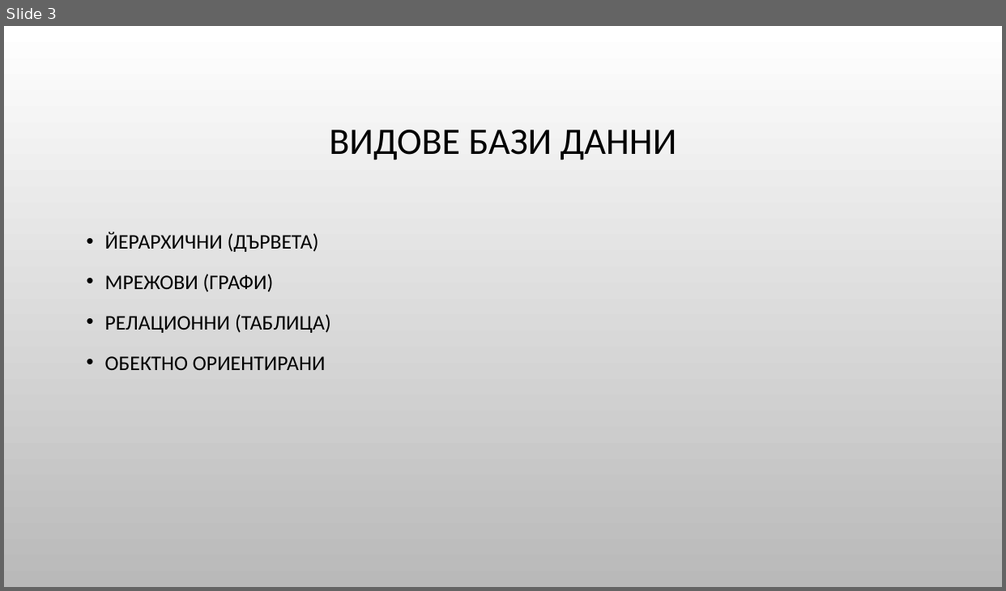
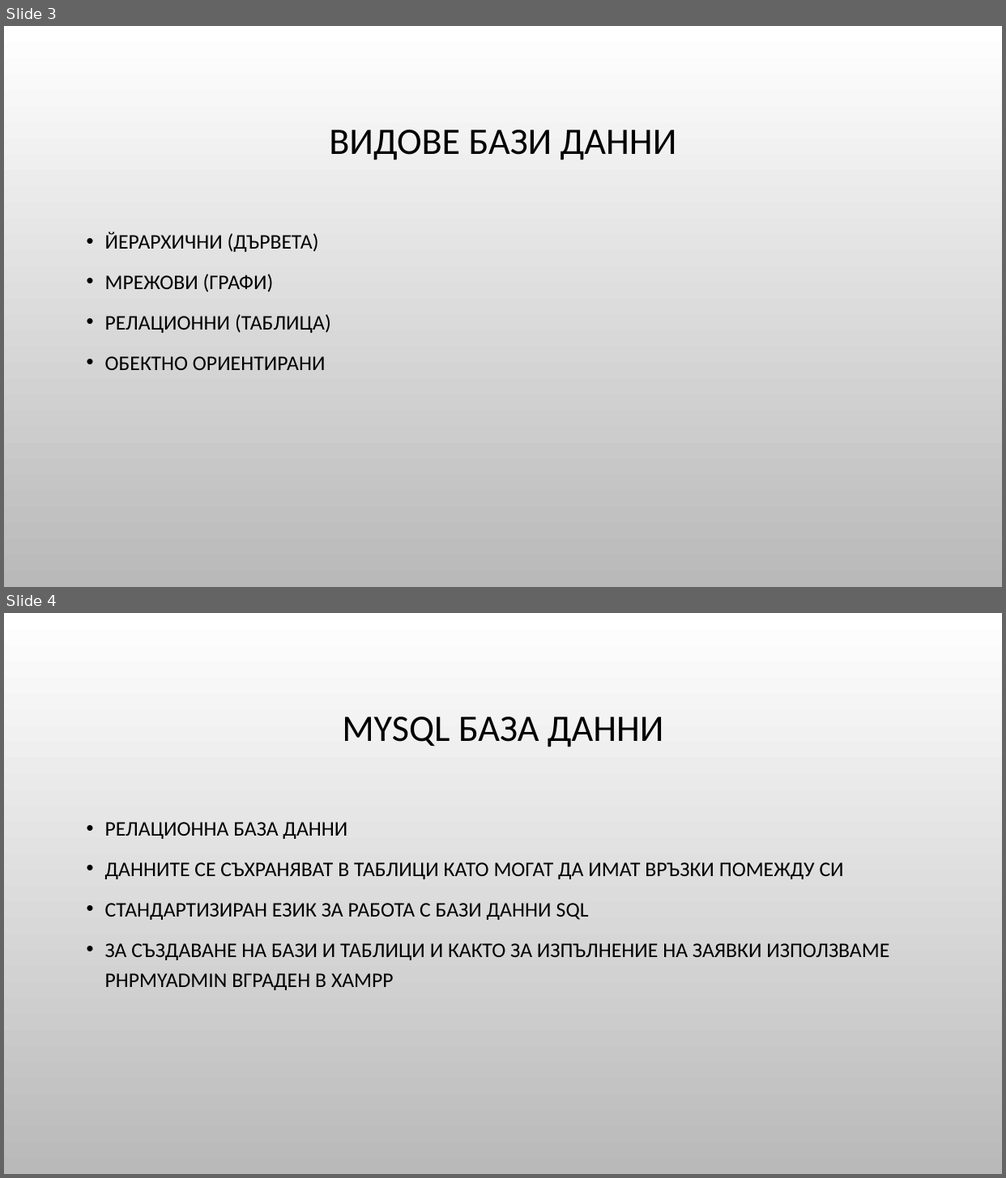
Before and after one commit to Bilyukov/php-mysql-course, a slide deck: 09.introduction-to-mysql.pptx. Shown one above the other, each under a label of ours: slide 3 before the commit, slides 3 and 4 after it. The pictures are 1006x591 and 1006x1178 pixels, drawn with LibreOffice and Linux fonts; fonts in the diff are those of the drawing; background and template pictures are left out. Boxes give left, top, right and bottom in pixels: in the first picture for what was removed or moved away, otherwise in the second. Text is boxed around its words. In the diff, an @@ line names an element or a change of style, - is before the commit and + after.

```diff
--- a/09.introduction-to-mysql.pptx
+++ b/09.introduction-to-mysql.pptx
@@ slide 4 added at (x1=4, y1=613, x2=1002, y2=1174), background picture (left out) @@
@@ title added at (x1=342, y1=717, x2=664, y2=747), 36 pt, text #000000 @@
+MYSQL БАЗА ДАННИ
@@ text added at (x1=105, y1=822, x2=889, y2=990), 20 pt, text #000000 @@
+• РЕЛАЦИОННА БАЗА ДАННИ
+• ДАННИТЕ СЕ СЪХРАНЯВАТ В ТАБЛИЦИ КАТО МОГАТ ДА ИМАТ ВРЪЗКИ ПОМЕЖДУ СИ
+• СТАНДАРТИЗИРАН ЕЗИК ЗА РАБОТА С БАЗИ ДАННИ SQL
+• ЗА СЪЗДАВАНЕ НА БАЗИ И ТАБЛИЦИ И КАКТО ЗА ИЗПЪЛНЕНИЕ НА ЗАЯВКИ ИЗПОЛЗВАМЕ PHPMYADMIN ВГРАДЕН В XAMPP
```
Also in this commit, not shown: 19 other slides added, 9 other files.
